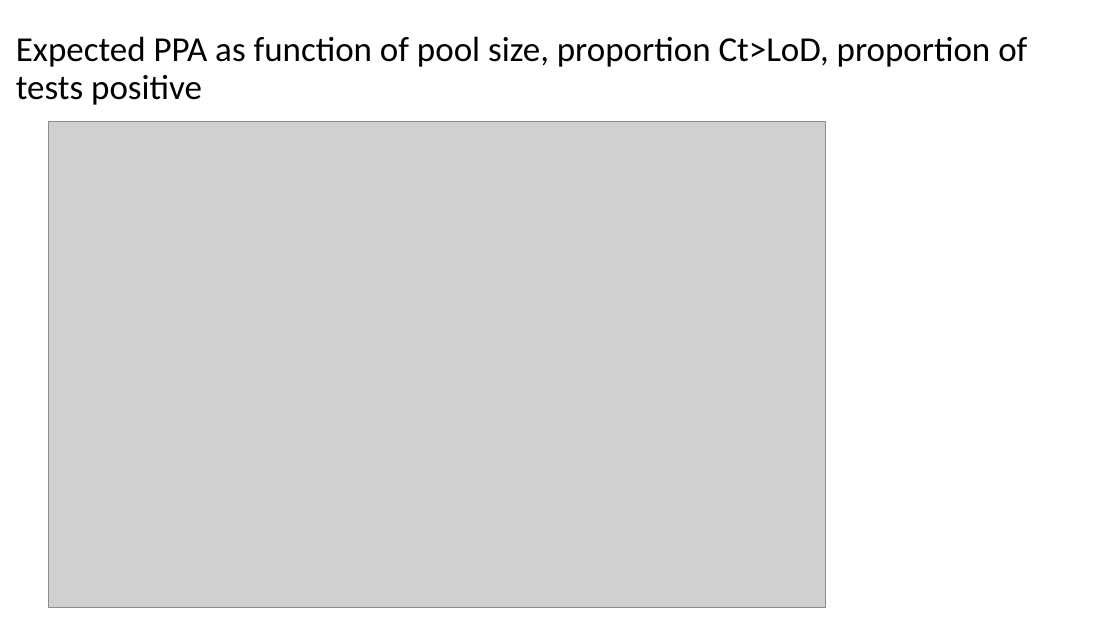
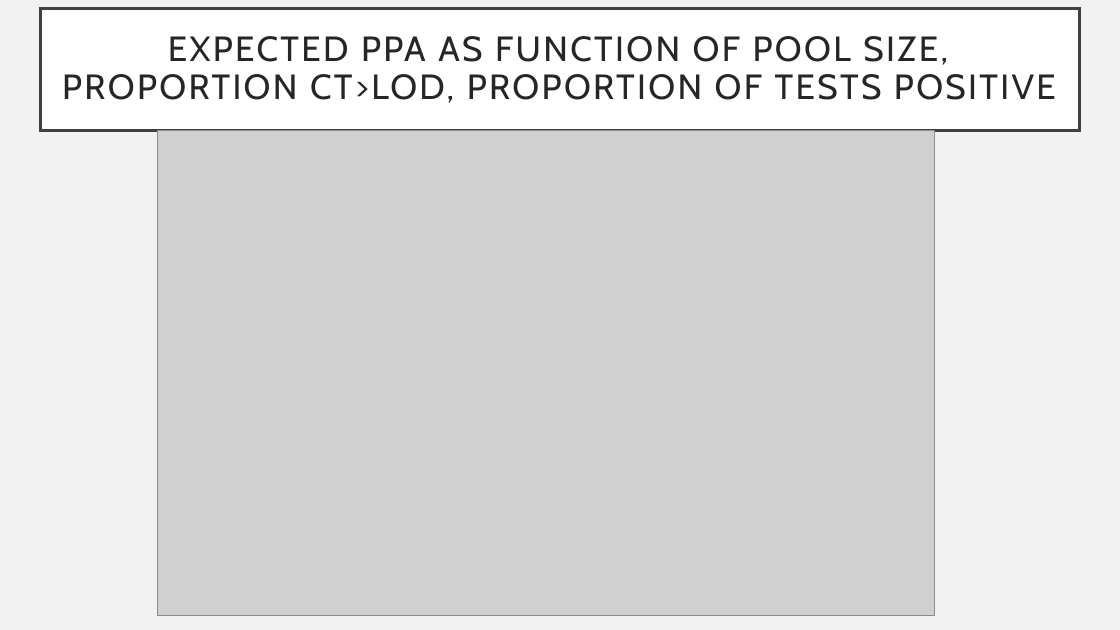
Before and after one commit to saskialynn/Group-testing, a slide deck: slide 6 of holmes_groupmeeting_12-4.pptx (slide 3 before the commit). Drawn at 1120x630 pixels with LibreOffice and Linux fonts; fonts in the diff are those of the drawing; grey boxes stand for pictures. Boxes give left, top, right and bottom in pixels: in the first picture for what was removed or moved away, otherwise in the second. Text is boxed around its words. In the diff, an @@ line names an element or a change of style, - is before the commit and + after.

```diff
--- a/holmes_groupmeeting_12-4.pptx
+++ b/holmes_groupmeeting_12-4.pptx
@@ background #FFFFFF to #F2F2F2 @@
@@ title "EXPECTED PPA AS FUNCTION OF ...": place and size @@
-title "EXPECTED PPA AS FUNCTION OF ..." at [16,36,1027,105]
+title "EXPECTED PPA AS FUNCTION OF ..." at [40,8,1080,130]
@@ title "EXPECTED PPA AS FUNCTION OF ..." at [40,8,1080,130]: fill none to #FFFFFF; outline none to #404040 2.5 pt @@
@@ title at [62,36,1056,103]: text changed; font Calibri to Cabin; text colour #000000 to #262626 @@
-Expected PPA as function of pool size, proportion Ct>LoD, proportion of tests positive
+EXPECTED PPA AS FUNCTION OF POOL SIZE, PROPORTION CT>LOD, PROPORTION OF TESTS POSITIVE
@@ picture: place and size @@
-picture at [49,122,826,607]
+picture at [157,130,934,616]
```
Also in this commit, not shown: 1 other slide changed, 5 slides added, 2 slides removed, 5 other files.
